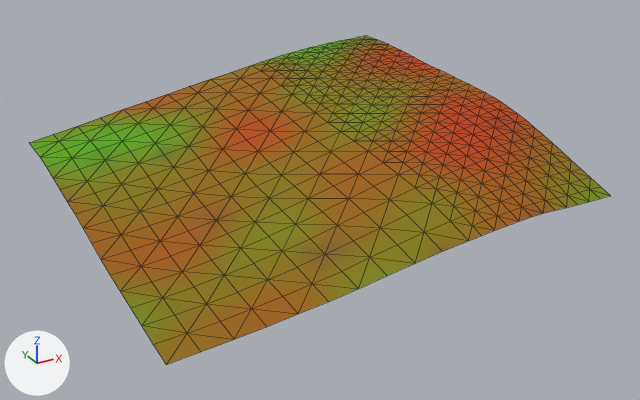
Renders of the glTF model games/yorimichi/assets/belmonte/meshes/SM_BM_BT_Terrain_0_5.glb from each side of a commit.
Both versions are drawn from a camera (50 mm lens) standing at (-1121.0, 367.0, 246.0) and looking at (-888.0, 790.0, 34.0). Lighting does not change. The marker at lower left points along +X, +Y and +Z. The first picture is the older version. Mesh edges are drawn as thin lines.

The first picture shows 'SM_BM_BT_Terrain_0_5'.
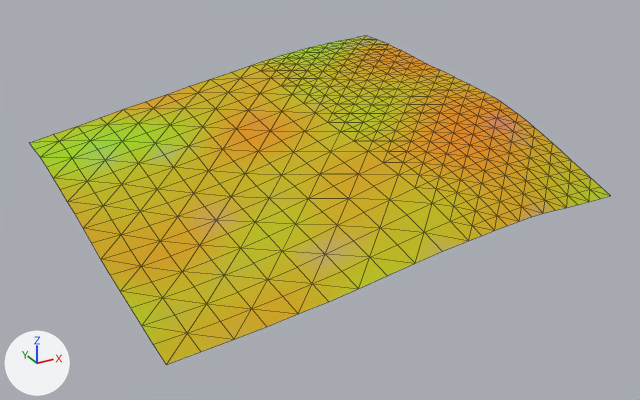
Changed parts and their boxes [x1, y1, x2, y2] in the pictures (640 x 400 px):
part 1 of me_sm_bt_terrain_0_5, recoloured (lighter): [30, 36, 611, 364] in both
part 2 of me_sm_bt_terrain_0_5, recoloured (brown to yellow): [75, 42, 571, 352] in both
part 3 of me_sm_bt_terrain_0_5, recoloured (lighter): [224, 50, 535, 175] in both

Patch to the scene script:
```diff
--- a/games/yorimichi/assets/belmonte/meshes/SM_BM_BT_Terrain_0_5.glb.py
+++ b/games/yorimichi/assets/belmonte/meshes/SM_BM_BT_Terrain_0_5.glb.py
@@ me_sm_bt_terrain_0_5 @@
 me_sm_bt_terrain_0_5.from_pydata(...)  # 583 vertices, 1072 faces; spans x -1024.0..-768.0, y 680.0..936.0, z 28.0..89.0
 # used by ob_sm_bm_bt_terrain_0_5; location = (0.0, 0.0, 0.0)
+# me_sm_bt_terrain_0_5 part 1: 530 faces centred in x -1019.0..-771.0, y 682.0..933.0, z 29.0..89.0 are repainted in the vertex colours; the middle colour goes from yellow #857900 to yellow #bfb700
+# me_sm_bt_terrain_0_5 part 2: 353 faces centred in x -1019.0..-771.0, y 682.0..930.0, z 30.0..89.0 are repainted in the vertex colours; the middle colour goes from brown #9f6000 to yellow #cfa500
+# me_sm_bt_terrain_0_5 part 3: 189 faces centred in x -918.0..-771.0, y 717.0..893.0, z 58.0..88.0 are repainted in the vertex colours; the middle colour goes from orange #b74800 to orange #dc9100
 me_sm_bt_terrain_0_5.materials.append(mat_bm_000_m_terrain_005)
```
